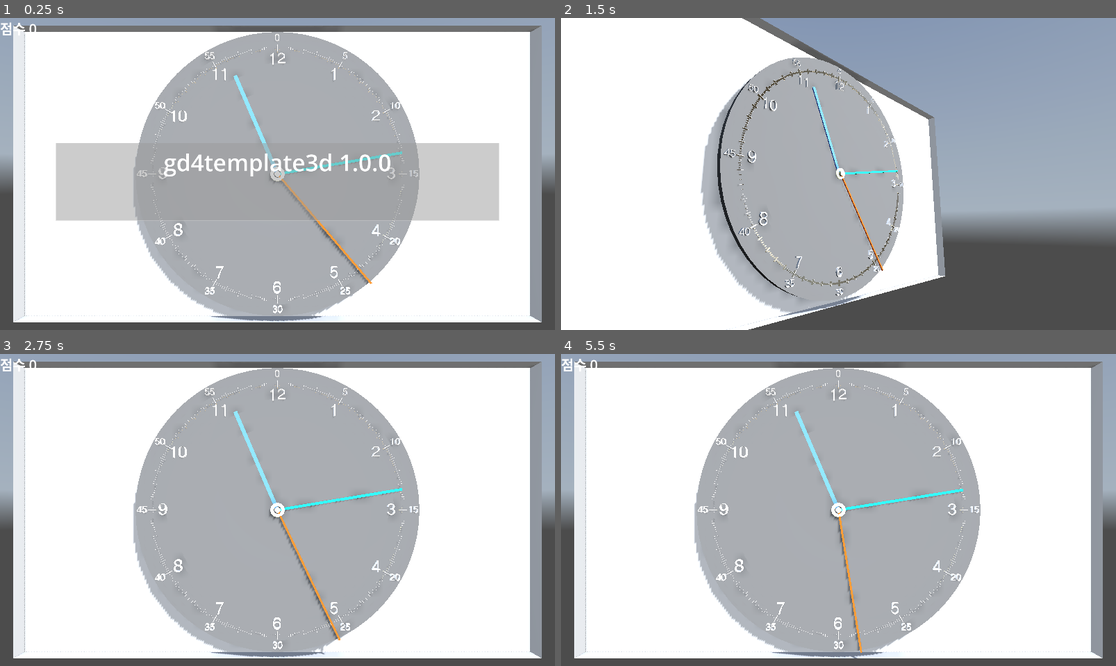
Above: before the commit, frames 1-4 (two rows, left to right).
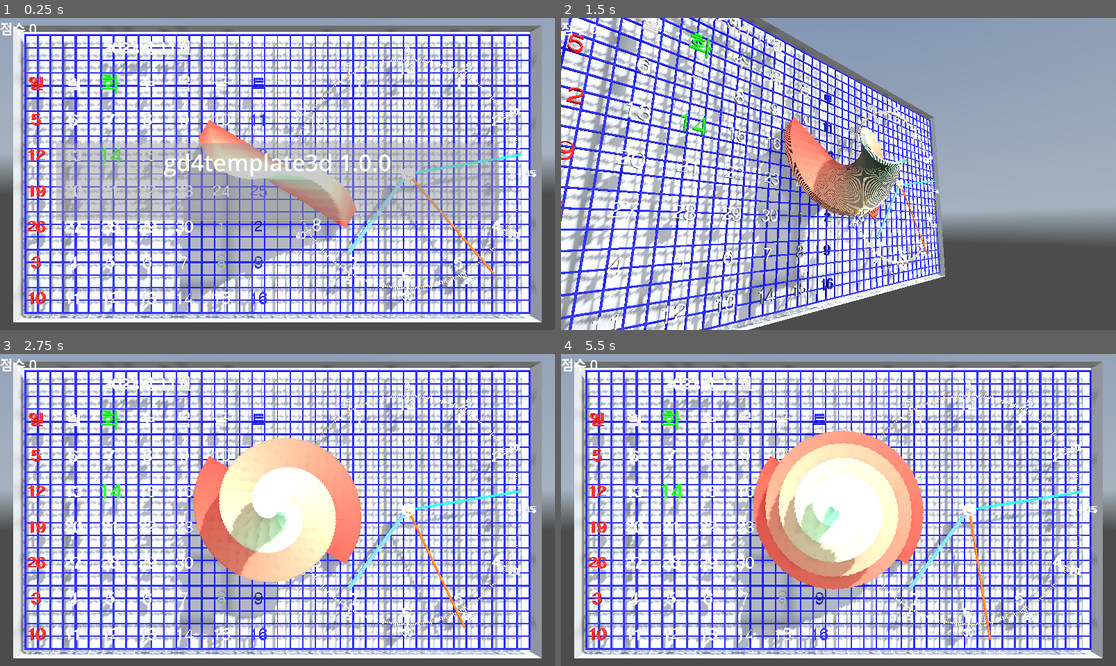
Above: after the commit, the same moments.

Repository: kasworld/gd4template3d
Game: Godot game, scene res://main.tscn
Two runs of this game, one before a commit and one after it. Both use one fixed random seed, a clock stepped at 60 frames per second and the inputs below. A sky picture missing from this copy of the repository is replaced by a grey-blue gradient.
Inputs (mouse positions are in pixels of both pictures, inside the frame that each line leads up to):
- Up to frame 1 (0.25 s): no input
- Up to frame 2 (1.5 s): tap Enter at 0.5, 0.6, 1.35 s; move the mouse to (960, 158) at 0.52 s; click (960, 158) at 0.67 s; move the mouse to (727, 189) at 1.27 s; click (727, 189) at 1.42 s
- Up to frame 3 (2.75 s): move the mouse to (333, 441) at 2.02 s; tap Enter at 2.1 s; click (333, 441) at 2.17 s
- Up to frame 4 (5.5 s): move the mouse to (810, 572) at 2.77 s; tap Enter every 0.75 s from 2.85 to 5.1 s; click (810, 572) at 2.92 s; move the mouse to (1005, 556) at 3.52 s; click (1005, 556) at 3.67 s; move the mouse to (672, 463) at 4.27 s; click (672, 463) at 4.42 s; move the mouse to (866, 510) at 5.02 s; click (866, 510) at 5.17 s

The runs differ from the first frame. In frame 1, 53% of the frame differs, in the area x 3-97%, y 4-98%; in frame 2, 40%; in frame 3, 59%; in frame 4, 59%.

Commit message:
update test

Diff:
--- a/main.gd
+++ b/main.gd
@@ -18,25 +18,30 @@
 	$TimedMessage.panel_hidden.connect(message_hidden)
 	$TimedMessage.show_message("",0)
 
-	#wirenet_test()
-	#bartree_test()
-	#calendar_test()
+	wirenet_test()
+	bartree_test()
+	calendar_test()
 	clock_test()
+
+func mashtrail_test() -> void:
+	var mt = preload("res://mesh_trail/mesh_trail.tscn").instantiate(
+	)
+	add_child(mt)
 
 func calendar_test() -> void:
 	var ca = preload("res://calendar3d/calendar_3d.tscn").instantiate(
-		).init(WorldSize.x, WorldSize.y, WorldSize.z, WorldSize.y/2.0 , true )
+		).init(WorldSize.x/2, WorldSize.y, WorldSize.z, WorldSize.y/2.0 , false )
 	ca.rotate_y(PI/2)
 	ca.rotate_x(PI/2)
-	ca.position = WorldSize/2
+	ca.position = Vector3(WorldSize.x/4,WorldSize.y/2,WorldSize.z/2)
 	add_child(ca)
 
 func clock_test() -> void:
 	var ca = preload("res://analogclock3d/analog_clock_3d.tscn").instantiate(
-		).init(WorldSize.y/2, WorldSize.z, WorldSize.y/2.0 , true )
+		).init(WorldSize.x/4, WorldSize.z, WorldSize.y/2.0 ,9.0, false )
 	ca.rotate_y(PI/2)
 	ca.rotate_x(PI/2)
-	ca.position = WorldSize/2
+	ca.position = Vector3(WorldSize.x/4*3,WorldSize.y/2,WorldSize.z/2)
 	add_child(ca)
 
 func wirenet_test() -> void:
@@ -45,7 +50,7 @@
 	add_child(wn)
 
 func bartree_test() -> void:
-	var bt = make_tree(20, 10)
+	var bt = make_tree(WorldSize.x/3, WorldSize.y/3)
 	bt.rotate_x(PI/2)
 	bt.position = WorldSize/2
 	add_child(bt)
